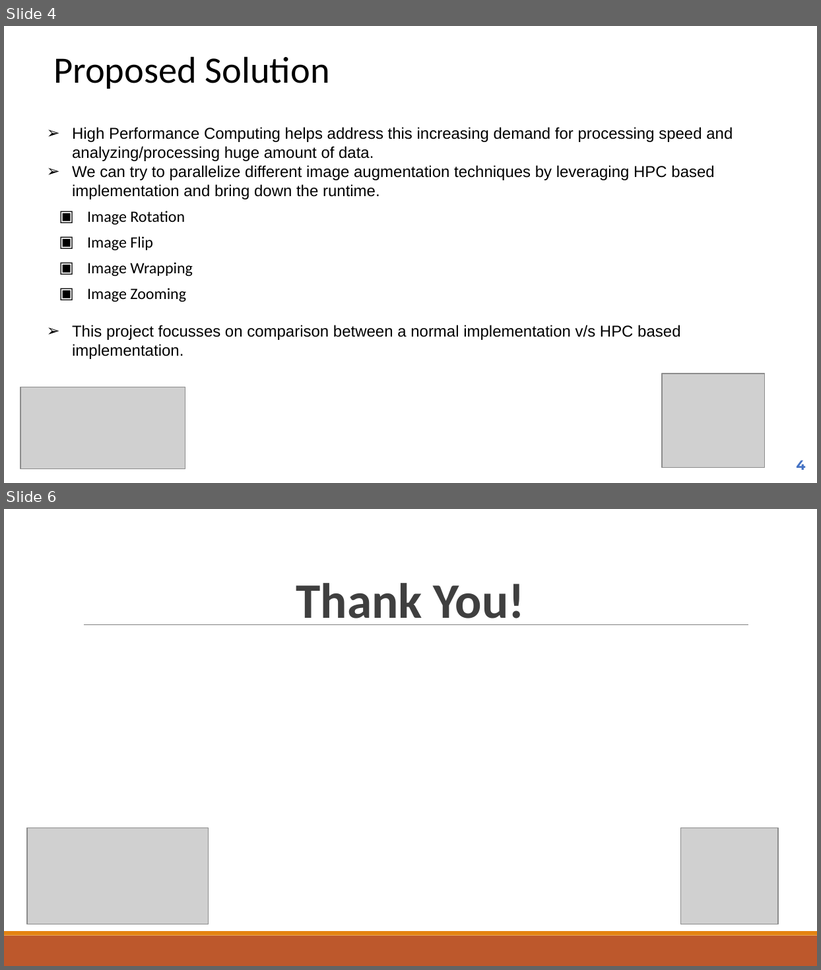
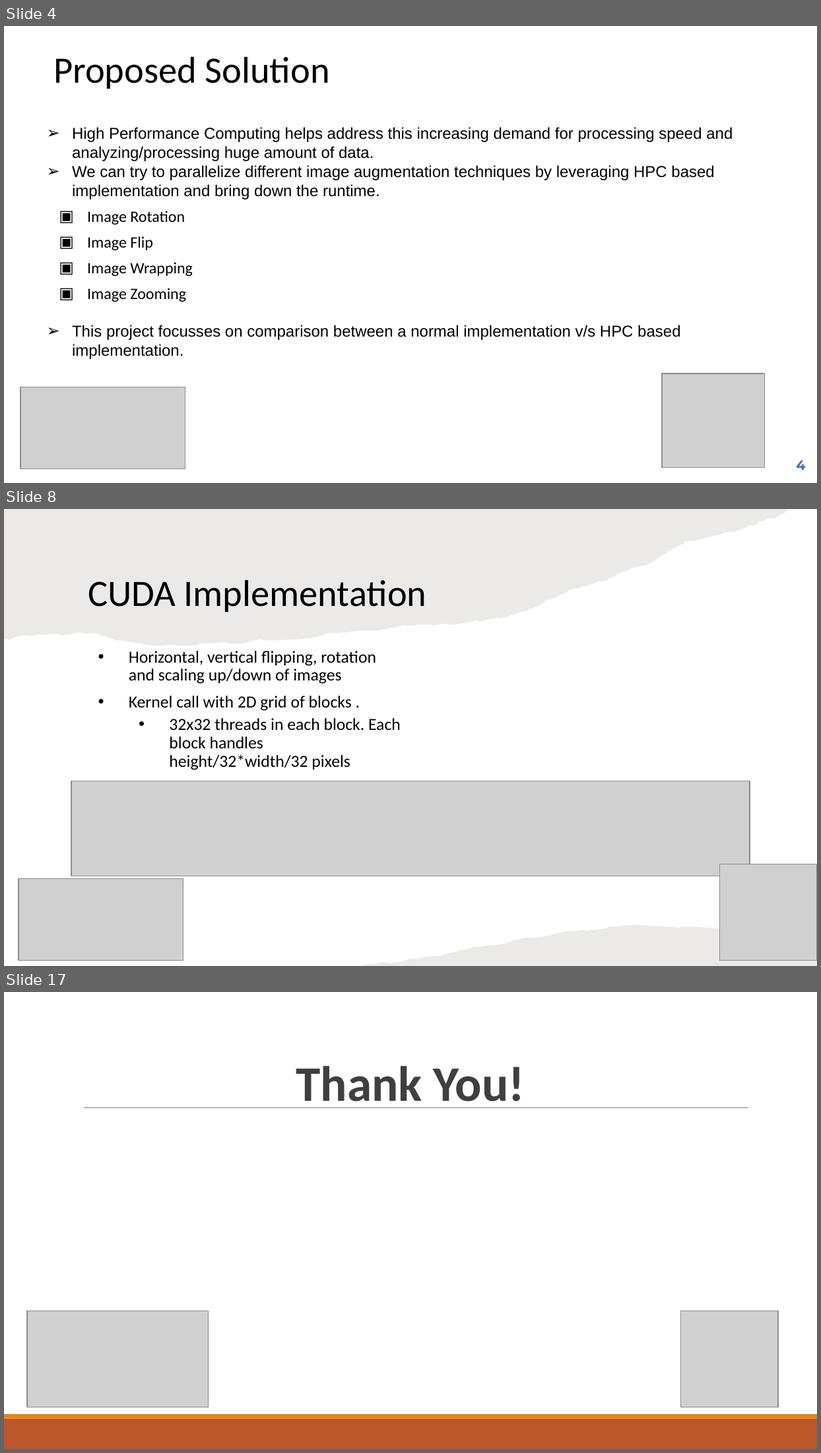
Before and after one commit to prakash90om/MLOps_Demo_hpc, a slide deck: doc/MLOps_HPC_Image_Processing_Presentation.pptx. Shown one above the other, each under a label of ours: slides 4 and 6 before the commit, slides 4, 8 and 17 after it; the slides between them are not shown. The pictures are 821x970 and 821x1453 pixels, drawn with LibreOffice and Linux fonts; fonts in the diff are those of the drawing; grey boxes stand for pictures. Boxes give left, top, right and bottom in pixels: in the first picture for what was removed or moved away, otherwise in the second. Text is boxed around its words. In the diff, an @@ line names an element or a change of style, - is before the commit and + after.

```diff
--- a/doc/MLOps_HPC_Image_Processing_Presentation.pptx
+++ b/doc/MLOps_HPC_Image_Processing_Presentation.pptx
@@ slide 8 added at (4, 509, 817, 966), background #FFFFFF @@
@@ freeform shape added at (4, 509, 789, 646), fill #82766A at 15% opacity @@
@@ title added at (88, 580, 427, 612), 33 pt, text #000000 @@
+CUDA Implementation
@@ text added at (129, 651, 401, 770), 15 pt, text #000000 @@
+• Horizontal, vertical flipping, rotation and scaling up/down of images
+• Kernel call with 2D grid of blocks .
+  • 32x32 threads in each block. Each block handles height/32*width/32 pixels
@@ picture added at (71, 782, 750, 877) @@
@@ picture added at (719, 864, 817, 961) @@
@@ picture added at (19, 879, 184, 961) @@
@@ freeform shape added at (362, 923, 817, 966), fill #82766A at 15% opacity @@
@@ what was slide 6 is now slide 17 @@
```
Also in this commit, not shown: 1 slide changed, 10 other slides added.
